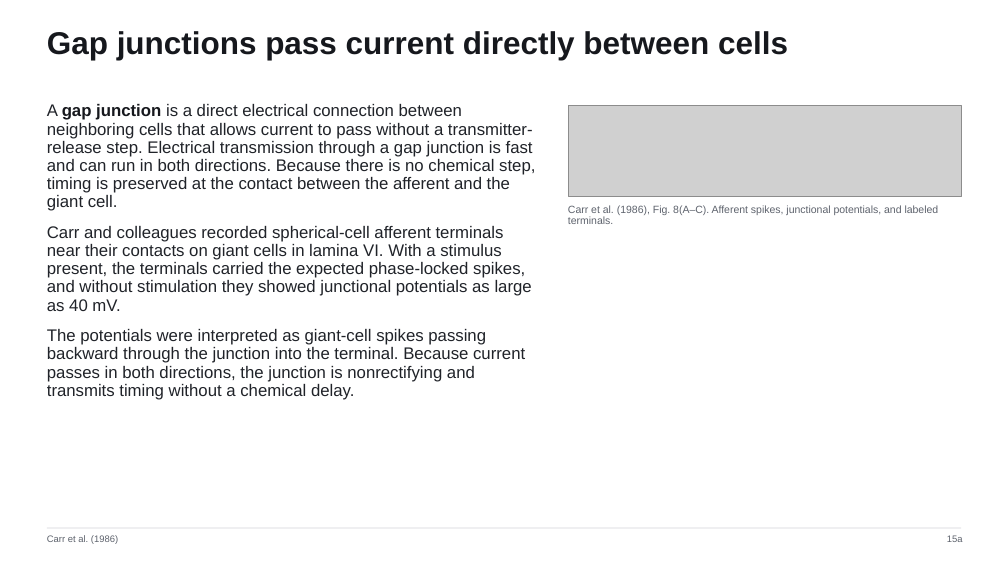
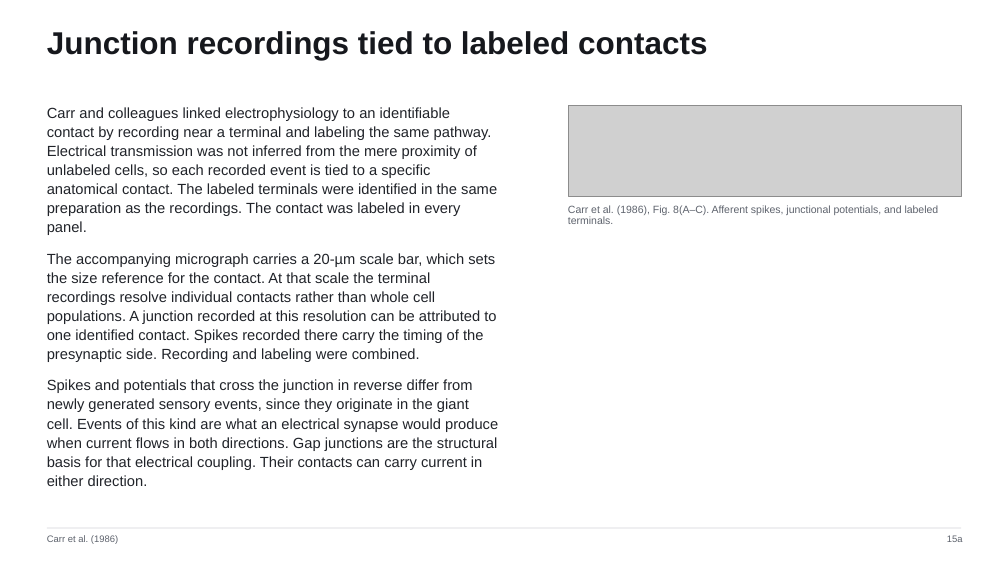
Before and after one commit to jordanxxlopez/NEUROETHOLOGY, a slide deck: slide 20 of scaffolded/Neuroethology_Lecture22_FA2026_SCAFFOLDED.pptx (slide 21 before the commit). Drawn at 1008x567 pixels with LibreOffice and Linux fonts; fonts in the diff are those of the drawing; grey boxes stand for pictures. Boxes give left, top, right and bottom in pixels: in the first picture for what was removed or moved away, otherwise in the second. Text is boxed around its words. In the diff, an @@ line names an element or a change of style, - is before the commit and + after.

```diff
--- a/scaffolded/Neuroethology_Lecture22_FA2026_SCAFFOLDED.pptx
+++ b/scaffolded/Neuroethology_Lecture22_FA2026_SCAFFOLDED.pptx
@@ text at (x1=47, y1=31, x2=707, y2=60): text changed @@
-Gap junctions pass current directly between cells
+Junction recordings tied to labeled contacts
@@ text at (x1=47, y1=107, x2=498, y2=486): text changed; size 16 to 14 pt @@
-A gap junction is a direct electrical connection between neighboring cells that allows current to pass without a transmitter-release step. Electrical transmission through a gap junction is fast and can run in both directions. Because there is no chemical step, timing is preserved at the contact between the afferent and the giant cell.
-Carr and colleagues recorded spherical-cell afferent terminals near their contacts on giant cells in lamina VI. With a stimulus present, the terminals carried the expected phase-locked spikes, and without stimulation they showed junctional potentials as large as 40 mV.
-The potentials were interpreted as giant-cell spikes passing backward through the junction into the terminal. Because current passes in both directions, the junction is nonrectifying and transmits timing without a chemical delay.
+Carr and colleagues linked electrophysiology to an identifiable contact by recording near a terminal and labeling the same pathway. Electrical transmission was not inferred from the mere proximity of unlabeled cells, so each recorded event is tied to a specific anatomical contact. The labeled terminals were identified in the same preparation as the recordings. The contact was labeled in every panel.
+The accompanying micrograph carries a 20-µm scale bar, which sets the size reference for the contact. At that scale the terminal recordings resolve individual contacts rather than whole cell populations. A junction recorded at this resolution can be attributed to one identified contact. Spikes recorded there carry the timing of the presynaptic side. Recording and labeling were combined.
+Spikes and potentials that cross the junction in reverse differ from newly generated sensory events, since they originate in the giant cell. Events of this kind are what an electrical synapse would produce when current flows in both directions. Gap junctions are the structural basis for that electrical coupling. Their contacts can carry current in either direction.
```
Also in this commit, not shown: 53 other slides changed, 5 slides added, 5 slides removed, 3 other files.
